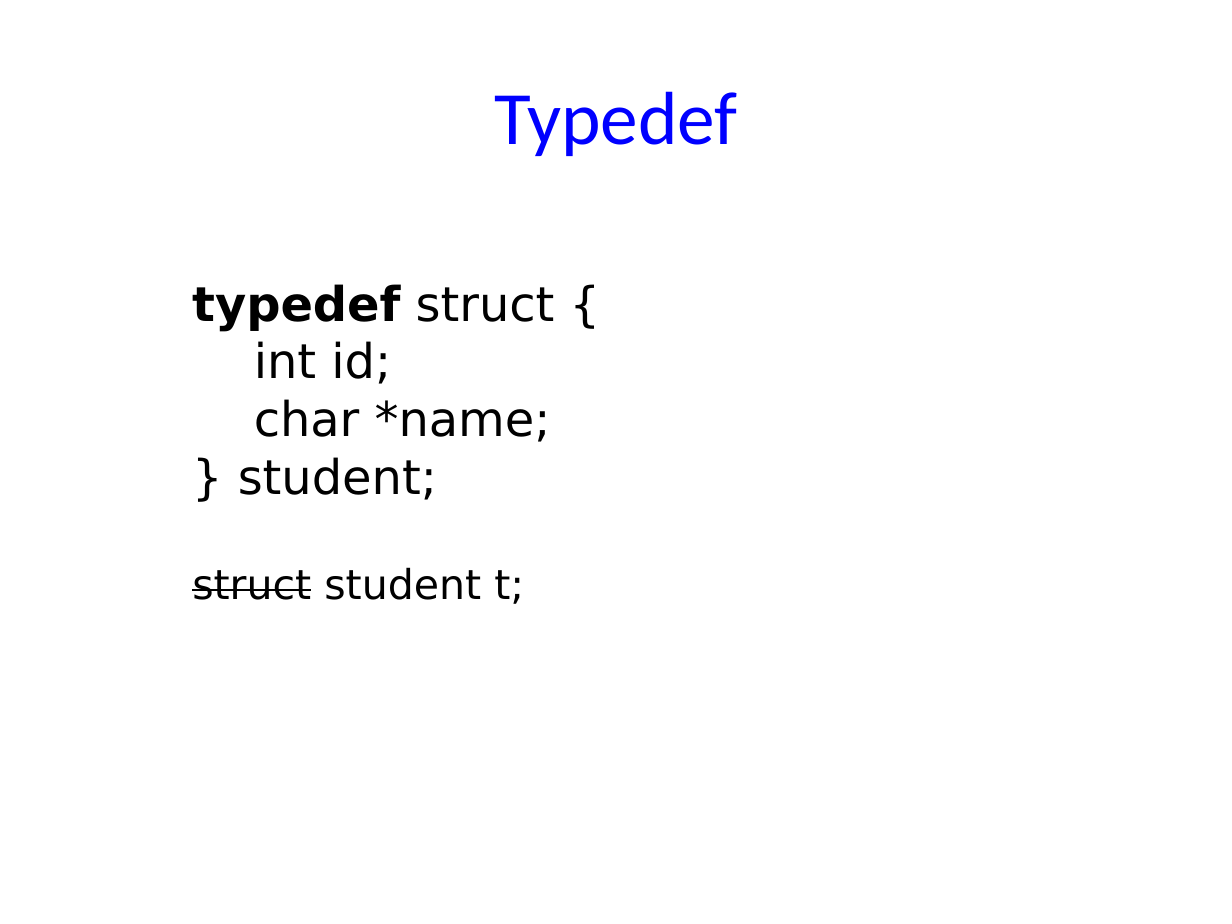
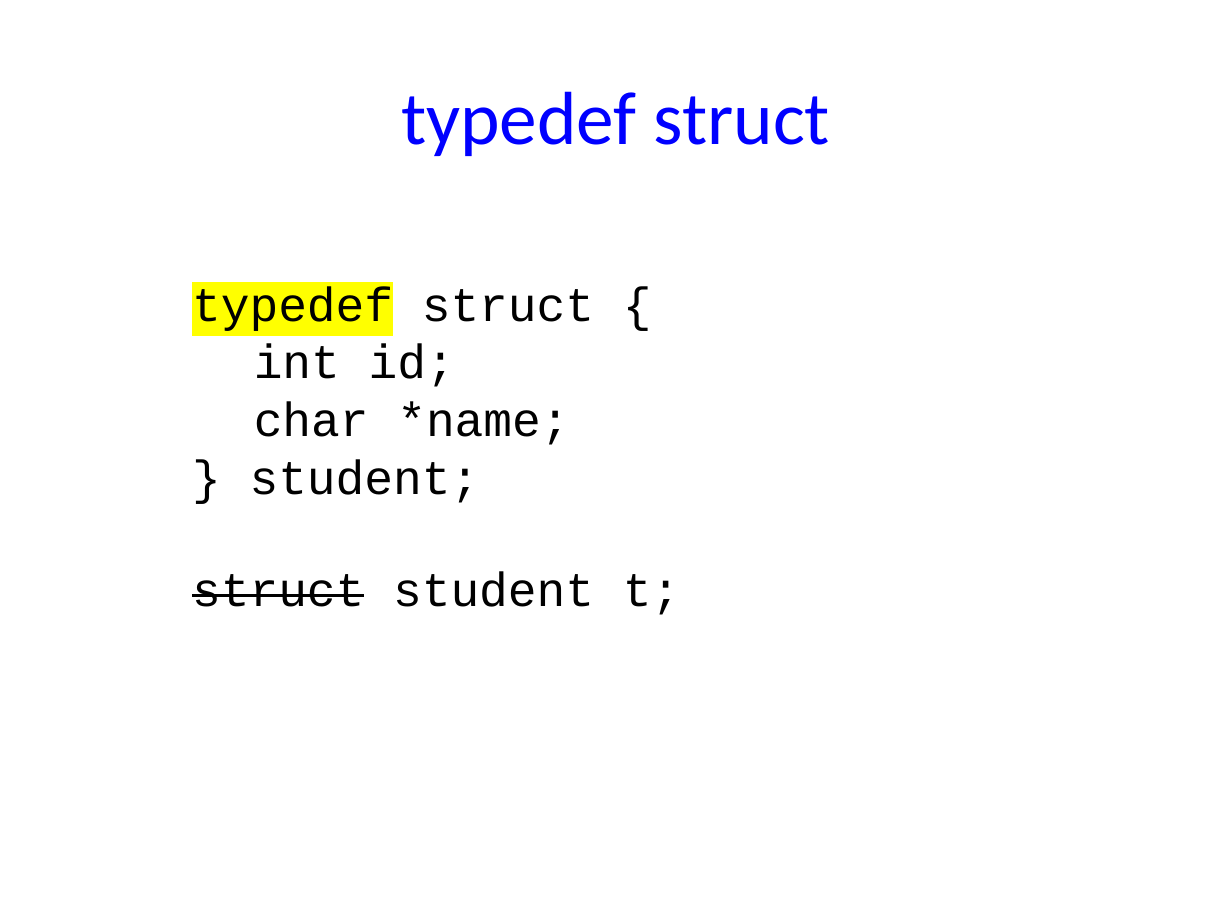
Before and after one commit to NYU-CSO/nyu-cso.github.io, a slide deck: slide 6 of notes/06-struct-malloc.pptx. Drawn at 1232x924 pixels with LibreOffice and Linux fonts; fonts in the diff are those of the drawing. Boxes give left, top, right and bottom in pixels: in the first picture for what was removed or moved away, otherwise in the second. Text is boxed around its words. In the diff, an @@ line names an element or a change of style, - is before the commit and + after.

```diff
--- a/notes/06-struct-malloc.pptx
+++ b/notes/06-struct-malloc.pptx
@@ title at (x1=401, y1=91, x2=830, y2=156): text changed @@
-Typedef
+typedef struct
@@ text "typedef struct {" at (x1=192, y1=287, x2=594, y2=503): font DejaVu Sans to Courier New; highlight none to #FFFF00, bold off in "typedef" @@
@@ text "struct student t;" at (x1=192, y1=572, x2=680, y2=615): size 24 to 28 pt, font DejaVu Sans to Courier New @@
```
Also in this commit, not shown: 13 other slides changed, 7 slides added, 6 slides removed, 1 other file.
